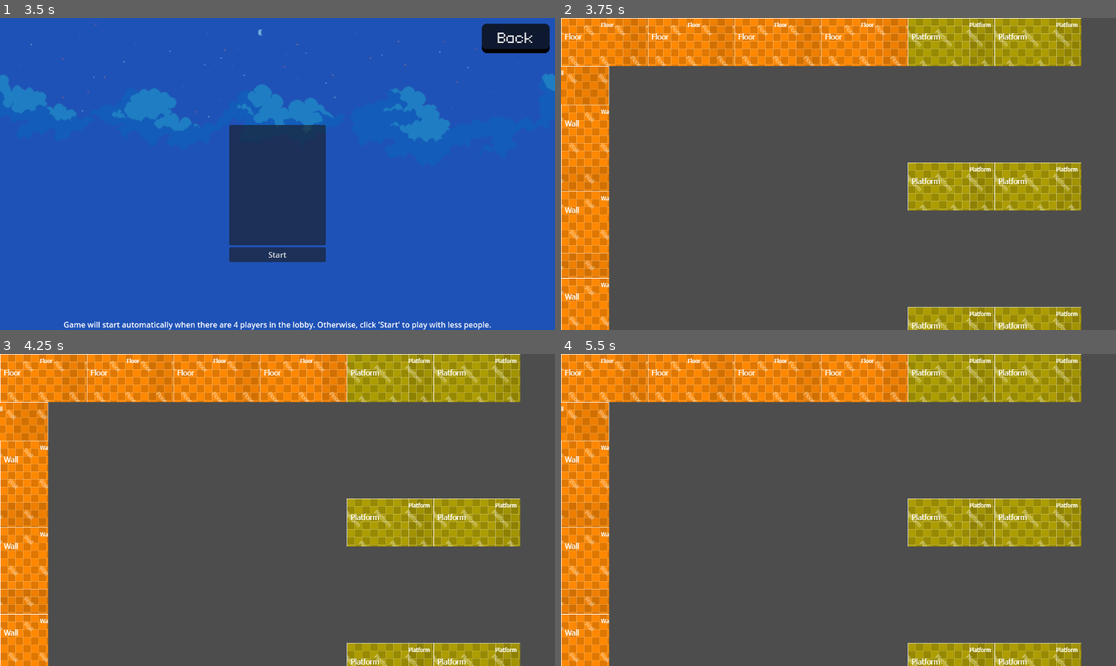
Above: before the commit, frames 1-4 (two rows, left to right).
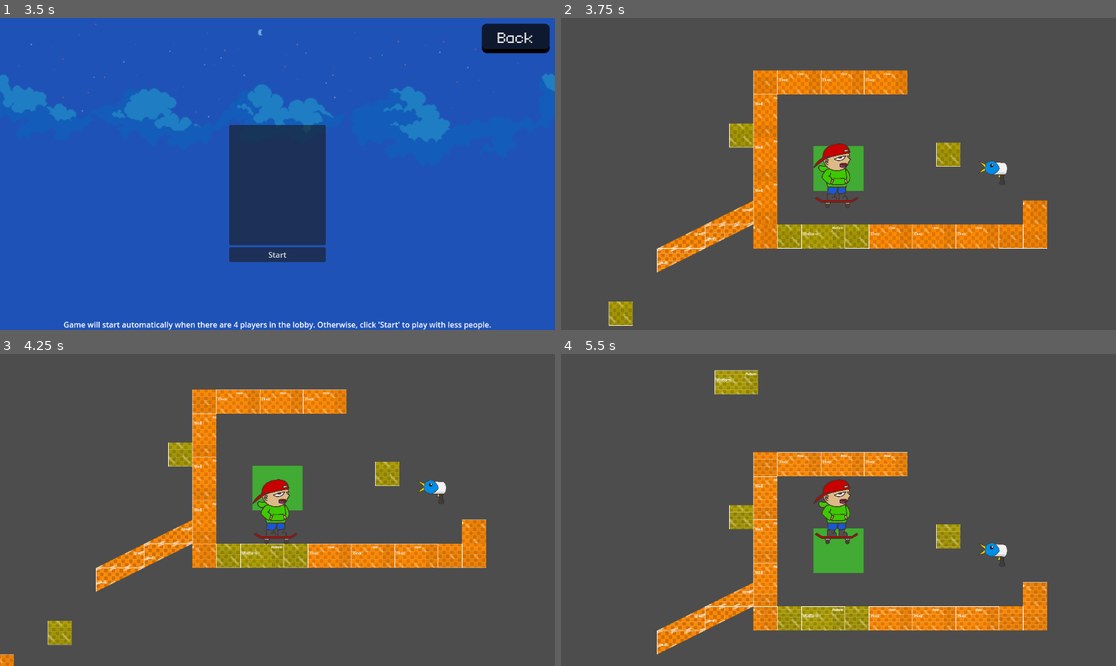
Above: after the commit, the same moments.

Repository: ChrisJacobs2/490-Senior-Capstone
Game: Godot game, scene res://start_menu.tscn
Same seed, same stepped clock (60 frames per second), same inputs: the game is played once before the commit and once after it.
Inputs (mouse positions are in pixels of both pictures, inside the frame that each line leads up to):
- Up to frame 1 (3.5 s): click "START" at 0.5 s; click "HOST MATCH" at 1.25 s; click (277, 170) at 2.02 s; type "Alex" at 2.1 s; click "Submit" at 2.75 s
- Up to frame 2 (3.75 s): click "Start" at 3.5 s
- Up to frame 3 (4.25 s): no input
- Up to frame 4 (5.5 s): tap Enter at 4.25 s; hold D (move_right) from 4.28 s (still down); tap Q (change_weapon) at 4.35 s; tap W (jump) at 4.52, 5.27 s; tap Space (ui_select) at 5 s; tap S (crouch) at 5.1 s

Frame 1 is identical in both runs. In frame 2, 41% of the frame differs, in the area x 0-94%, y 0-100%; in frame 3, 40%; in frame 4, 41%.

Commit message:
One can now run arena_1 directly using F6 and it works fine. Also, I made a change such that the players get added to the spawn points

Diff:
--- a/Godot_Project/GameLogic/Multiplayer/Player Manager.gd
+++ b/Godot_Project/GameLogic/Multiplayer/Player Manager.gd
@@ -2,15 +2,36 @@
 
 @export var player_scene: PackedScene
 
+var initial_spawners
+
+var spawner_index = 0
+
+
 # Called when the node enters the scene tree for the first time.
 func _ready():
+	# vars
+	initial_spawners = get_tree().get_nodes_in_group("initial_player_spawn")
+
+
 	var players = MS.players
 	for player in players:
 		_add_player(player)
-	pass # Replace with function body.
+	# If there are no players, make a peer with id 1, and add it to the scene
+	if len(players) == 0:
+		_add_player(1)
+
+
+
 
 func _add_player(id):
 	var player = player_scene.instantiate()
 	player.name = str(id)
 	call_deferred("add_child", player)
+	place_player(player)
 	pass
+
+func place_player(player):
+	player.position = initial_spawners[spawner_index].position
+	spawner_index += 1
+
+	pass
--- a/Godot_Project/Maps/Arena_1/arena_1.tscn
+++ b/Godot_Project/Maps/Arena_1/arena_1.tscn
@@ -6,6 +6,7 @@
 [ext_resource type="Texture2D" uid="uid://tyyfb2hu8kyi" path="res://Tiles/ramp2a.png" id="5_o6hhg"]
 [ext_resource type="PackedScene" uid="uid://dyh46bxw4wg5u" path="res://Maps/Arena_1/vaults.tscn" id="6_iuemt"]
 [ext_resource type="PackedScene" uid="uid://ckhs4mooqrj17" path="res://Maps/Arena_1/initial_spawn.tscn" id="7_dj36i"]
+[ext_resource type="PackedScene" uid="uid://816o5cjbv2lg" path="res://GameLogic/Weapon_Spawning/Weapon_Spawner.tscn" id="8_8nrt3"]
 [ext_resource type="PackedScene" uid="uid://uybvks6oxkm8" path="res://GameLogic/Weapon_Spawning/SpawnerLogic.tscn" id="9_o3ty8"]
 [ext_resource type="PackedScene" uid="uid://ct52nt5nf7k10" path="res://GameLogic/Multiplayer/player_manager.tscn" id="9_qe5xe"]
 [ext_resource type="PackedScene" uid="uid://c3a4fmfc3v66k" path="res://GameLogic/scoring/score_manager.tscn" id="10_086db"]
@@ -296,20 +297,32 @@
 
 [node name="Initial Spawn Points" type="Node" parent="."]
 
-[node name="Initial Spawn" parent="Initial Spawn Points" groups=["initial", "player_spawn"] instance=ExtResource("7_dj36i")]
+[node name="Initial Spawn" parent="Initial Spawn Points" groups=["initial_player_spawn", "player_spawn"] instance=ExtResource("7_dj36i")]
 position = Vector2(-2347, -2312)
 
-[node name="Initial Spawn2" parent="Initial Spawn Points" groups=["initial", "player_spawn"] instance=ExtResource("7_dj36i")]
+[node name="Initial Spawn2" parent="Initial Spawn Points" groups=["initial_player_spawn", "player_spawn"] instance=ExtResource("7_dj36i")]
 position = Vector2(2192, -2342)
 
-[node name="Initial Spawn3" parent="Initial Spawn Points" groups=["initial", "player_spawn"] instance=ExtResource("7_dj36i")]
+[node name="Initial Spawn3" parent="Initial Spawn Points" groups=["initial_player_spawn", "player_spawn"] instance=ExtResource("7_dj36i")]
 position = Vector2(-2297, 684)
 
-[node name="Initial Spawn4" parent="Initial Spawn Points" groups=["initial", "player_spawn"] instance=ExtResource("7_dj36i")]
+[node name="Initial Spawn4" parent="Initial Spawn Points" groups=["initial_player_spawn", "player_spawn"] instance=ExtResource("7_dj36i")]
 position = Vector2(2239, 727)
 
 [node name="SpawnerLogic" parent="." instance=ExtResource("9_o3ty8")]
 
+[node name="WeaponSpawner" parent="SpawnerLogic" instance=ExtResource("8_8nrt3")]
+position = Vector2(-1707, -2305)
+
+[node name="WeaponSpawner2" parent="SpawnerLogic" instance=ExtResource("8_8nrt3")]
+position = Vector2(1596, -2154)
+
+[node name="WeaponSpawner3" parent="SpawnerLogic" instance=ExtResource("8_8nrt3")]
+position = Vector2(-1755, 768)
+
+[node name="WeaponSpawner4" parent="SpawnerLogic" instance=ExtResource("8_8nrt3")]
+position = Vector2(1903, 763)
+
 [node name="ScoreManager" parent="." instance=ExtResource("10_086db")]
 
 [node name="Player Manager" parent="." instance=ExtResource("9_qe5xe")]
Not shown: 1 places in Godot_Project/Maps/Arena_1/arena_1.tscn that only renumber resources
